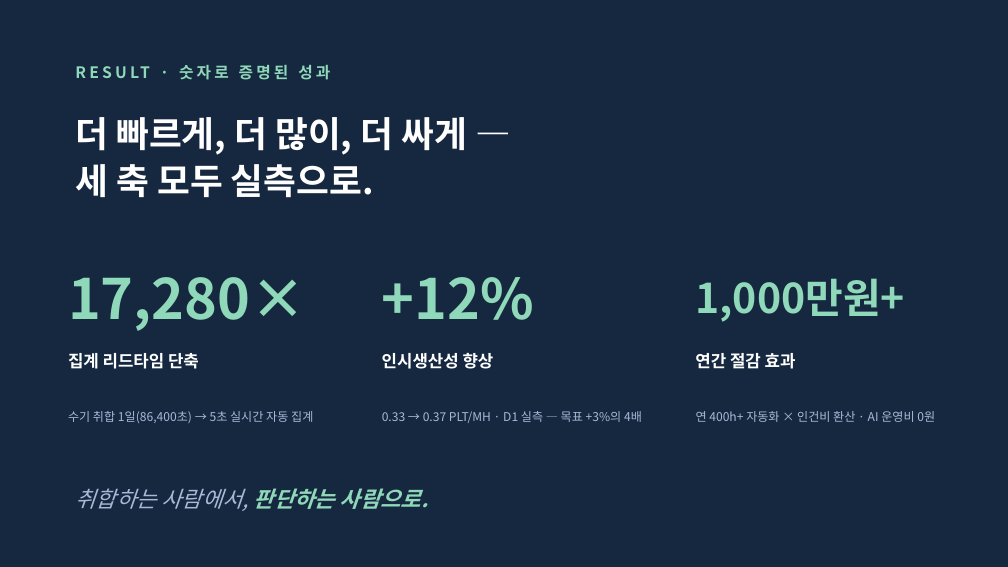
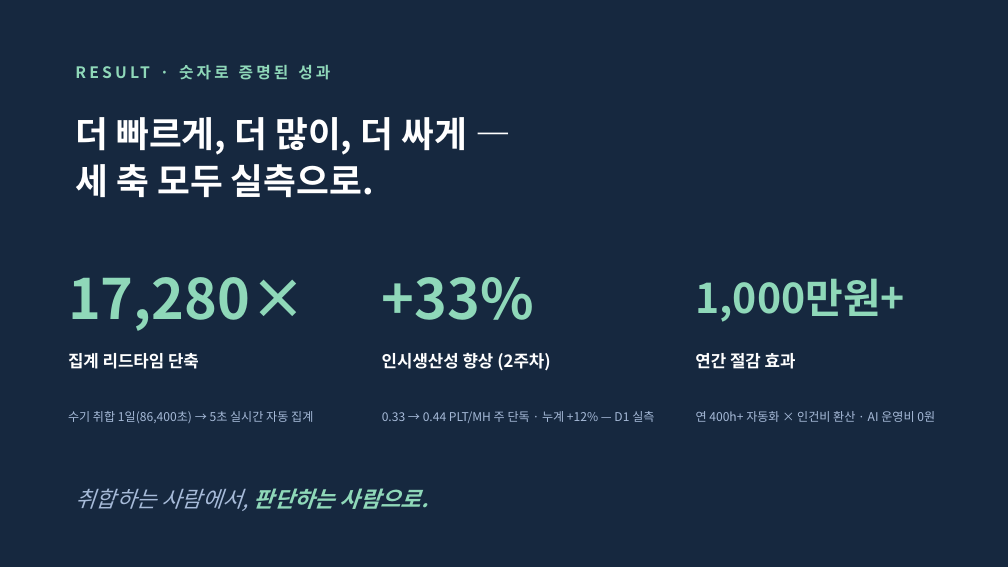
Before and after one commit to hodoo0831-coder/zenf-, a slide deck: slide 9 of ZEN_ZAIC_보고자료.pptx. Drawn at 1008x567 pixels with LibreOffice and Linux fonts; fonts in the diff are those of the drawing. Boxes give left, top, right and bottom in pixels: in the first picture for what was removed or moved away, otherwise in the second. Text is boxed around its words. In the diff, an @@ line names an element or a change of style, - is before the commit and + after.

```diff
--- a/ZEN_ZAIC_보고자료.pptx
+++ b/ZEN_ZAIC_보고자료.pptx
@@ text at (382,277,534,320): text changed @@
-+12%
++33%
@@ text at (382,353,550,371): text changed @@
-인시생산성 향상
+인시생산성 향상 (2주차)
@@ text at (382,411,654,423): text changed @@
-0.33 → 0.37 PLT/MH · D1 실측 — 목표 +3%의 4배
+0.33 → 0.44 PLT/MH 주 단독 · 누계 +12% — D1 실측
```
Also in this commit, not shown: 2 other slides changed, 2 other files.
